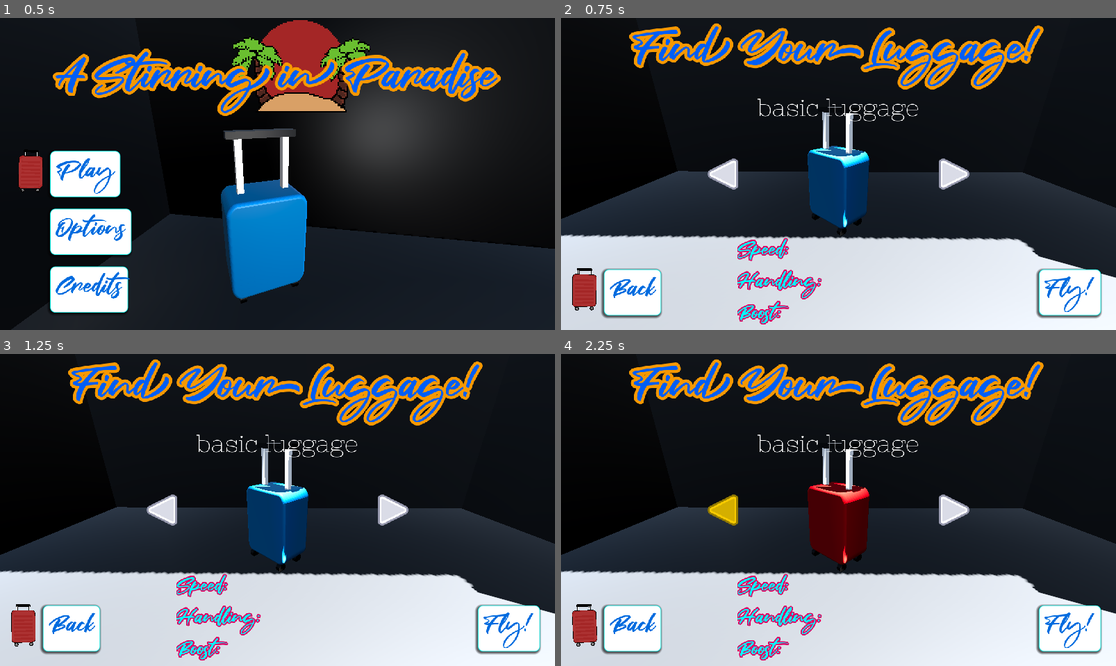
Above: before the commit, frames 1-4 (two rows, left to right).
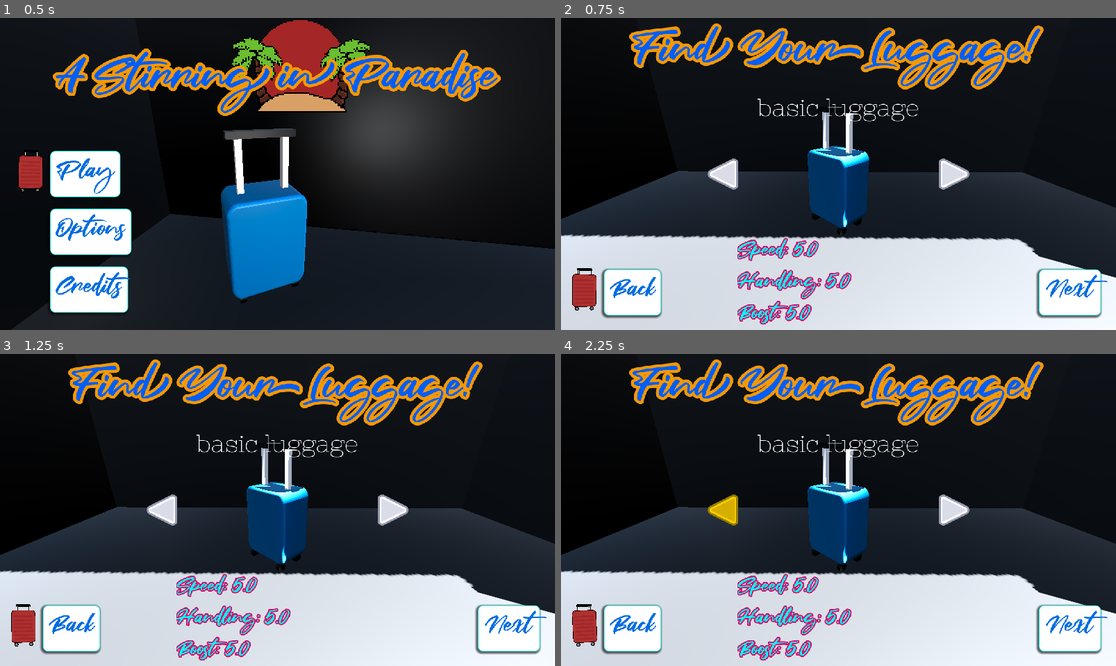
Above: after the commit, the same moments.

Repository: emilyallerdings/gwj81-expedition
Game: Godot game, scene res://Scenes/main_menu.tscn
Two runs of this game, one before a commit and one after it. Both use one fixed random seed, a clock stepped at 60 frames per second and the inputs below. This scene is started directly instead of the project's main scene.
Inputs (mouse positions are in pixels of both pictures, inside the frame that each line leads up to):
- Up to frame 1 (0.5 s): no input
- Up to frame 2 (0.75 s): click "Play" at 0.5 s
- Up to frame 3 (1.25 s): no input
- Up to frame 4 (2.25 s): click (955, 510) at 1.25 s; click (721, 510) at 2 s

Frame 1 is identical in both runs. In frame 2, 0.9% of the frame differs, in the area x 40-99%, y 71-98%; in frame 3, 0.9%; in frame 4, 3.3%, in the area x 40-99%, y 40-98%.

Commit message:
got the framework for luggage selection done

Diff:
--- a/Scenes/luggage.tscn
+++ b/Scenes/luggage.tscn
@@ -1,5 +1,8 @@
-[gd_scene load_steps=2 format=3 uid="uid://c3st1sbq1ewwj"]
+[gd_scene load_steps=3 format=3 uid="uid://c3st1sbq1ewwj"]
 
 [ext_resource type="PackedScene" uid="uid://t54luoyhamqx" path="res://Assets/luggage.glb" id="1_iiv55"]
+[ext_resource type="Script" uid="uid://c0dvlbuemp5wx" path="res://Scripts/luggage.gd" id="2_n4s8n"]
 
 [node name="luggage" instance=ExtResource("1_iiv55")]
+script = ExtResource("2_n4s8n")
+title = "basic luggage"
--- a/Scenes/main_menu.tscn
+++ b/Scenes/main_menu.tscn
@@ -40,6 +40,15 @@
 shader_parameter/rotation = 1.49012e-07
 shader_parameter/mouse_screen_pos_test = Vector2(0, 0)
 
+[sub_resource type="StandardMaterial3D" id="StandardMaterial3D_vtepg"]
+albedo_color = Color(0.327628, 0.107484, 0, 1)
+
+[sub_resource type="StandardMaterial3D" id="StandardMaterial3D_5egv6"]
+albedo_color = Color(0.687954, 0.687954, 0, 1)
+
+[sub_resource type="StandardMaterial3D" id="StandardMaterial3D_8dnnj"]
+albedo_color = Color(0.69246, 1.841e-06, 7.70092e-07, 1)
+
 [sub_resource type="StyleBoxEmpty" id="StyleBoxEmpty_16hvj"]
 
 [sub_resource type="StyleBoxTexture" id="StyleBoxTexture_t1dhk"]
@@ -177,20 +186,20 @@
 [node name="luggage3" parent="Options Menu" instance=ExtResource("8_8dnnj")]
 transform = Transform3D(0.5, -0.75, 0.433013, 0.836136, 0.548295, -0.0158119, -0.22556, 0.369963, 0.901249, -4.37206, 4.31538, -1.60532)
 
-[node name="Cube" parent="Options Menu/luggage3" index="2"]
-surface_material_override/0 = null
+[node name="Case" parent="Options Menu/luggage3" index="0"]
+surface_material_override/0 = SubResource("StandardMaterial3D_vtepg")
 
 [node name="luggage4" parent="Options Menu" instance=ExtResource("8_8dnnj")]
 transform = Transform3D(1, 0, 0, 0, 1, 0, 0, 0, 1, -16.4532, 3, -5.76783)
 
-[node name="Cube" parent="Options Menu/luggage4" index="2"]
-surface_material_override/0 = null
+[node name="Case" parent="Options Menu/luggage4" index="0"]
+surface_material_override/0 = SubResource("StandardMaterial3D_5egv6")
 
 [node name="luggage5" parent="Options Menu" instance=ExtResource("8_8dnnj")]
 transform = Transform3D(1, 0, 0, 0, -4.37114e-08, 1, 0, -1, -4.37114e-08, -8.75903, 6, -5.67985)
 
-[node name="Cube" parent="Options Menu/luggage5" index="2"]
-surface_material_override/0 = null
+[node name="Case" parent="Options Menu/luggage5" index="0"]
+surface_material_override/0 = SubResource("StandardMaterial3D_8dnnj")
 
 [node name="Options Menu Camera" type="Camera3D" parent="Options Menu"]
 transform = Transform3D(-0.0243974, -0.303075, 0.952654, 0, 0.952938, 0.303165, -0.999702, 0.00739644, -0.0232492, 10.6243, 19.6267, -2.90478)
@@ -380,7 +389,7 @@
 grow_horizontal = 0
 grow_vertical = 0
 theme = ExtResource("5_t1dhk")
-text = "Fly!"
+text = "Next"
 
 [node name="SpotLight3D" type="SpotLight3D" parent="."]
 transform = Transform3D(-0.733117, -0.679142, 0.0361344, 0, 0.0531308, 0.998588, -0.680103, 0.732081, -0.0389511, 53.3648, 35.1774, -36.1202)
@@ -404,6 +413,7 @@
 [connection signal="mouse_entered" from="Selection Menu/Selection Menu UI/Selection Back" to="." method="_on_selection_back_mouse_entered"]
 [connection signal="pressed" from="Selection Menu/Selection Menu UI/Selection Back" to="." method="_on_selection_back_pressed"]
 [connection signal="pressed" from="Selection Menu/Selection Menu UI/Right Button" to="." method="_on_right_button_pressed"]
+[connection signal="pressed" from="Selection Menu/Selection Menu UI/Left Button" to="." method="_on_left_button_pressed"]
 [connection signal="mouse_entered" from="Selection Menu/Selection Menu UI/Selection Play" to="." method="_on_selection_play_mouse_entered"]
 [connection signal="pressed" from="Selection Menu/Selection Menu UI/Selection Play" to="." method="_on_selection_play_pressed"]
 
--- a/Scenes/player.tscn
+++ b/Scenes/player.tscn
@@ -28,7 +28,4 @@
 [node name="luggage" parent="." instance=ExtResource("2_6t5aa")]
 transform = Transform3D(-1.09278e-08, 0, -0.25, 0, 0.25, 0, 0.25, 0, -1.09278e-08, 0, 3, 0)
 
-[node name="Cube" parent="luggage" index="2"]
-surface_material_override/0 = null
-
 [editable path="luggage"]
--- a/Scenes/selection_test_luggage.tscn
+++ b/Scenes/selection_test_luggage.tscn
@@ -1,11 +1,14 @@
-[gd_scene load_steps=3 format=3 uid="uid://bgnwq0c85jvav"]
+[gd_scene load_steps=4 format=3 uid="uid://bgnwq0c85jvav"]
 
 [ext_resource type="PackedScene" uid="uid://t54luoyhamqx" path="res://Assets/luggage.glb" id="1_y08q4"]
+[ext_resource type="Script" uid="uid://l15sdjdmvg3m" path="res://Scripts/selection_test_luggage.gd" id="2_froxk"]
 
 [sub_resource type="StandardMaterial3D" id="StandardMaterial3D_y08q4"]
 albedo_color = Color(0.632225, 1.9493e-06, 3.36915e-07, 1)
 
 [node name="luggage" instance=ExtResource("1_y08q4")]
+script = ExtResource("2_froxk")
+title = "test luggage"
 
 [node name="Case" parent="." index="0"]
 surface_material_override/0 = SubResource("StandardMaterial3D_y08q4")
--- a/Scenes/sound_bus.tscn
+++ b/Scenes/sound_bus.tscn
@@ -7,6 +7,7 @@
 [ext_resource type="AudioStream" uid="uid://caypbwsrlveqw" path="res://Sounds/click.ogg" id="5_qdc24"]
 [ext_resource type="AudioStream" uid="uid://x0j456glqskj" path="res://Sounds/giant_steps.ogg" id="5_s22cy"]
 [ext_resource type="AudioStream" uid="uid://b132spue567og" path="res://Sounds/whoosh.ogg" id="6_4mo3c"]
+[ext_resource type="AudioStream" uid="uid://005x2vdmdre2" path="res://Sounds/elevator_music.ogg" id="8_bna0c"]
 
 [node name="SoundBus" type="Node"]
 script = ExtResource("1_oofcd")
@@ -23,7 +24,6 @@
 
 [node name="Rolling Suitcase" type="AudioStreamPlayer" parent="."]
 stream = ExtResource("4_yghvr")
-volume_db = -5.0
 bus = &"SFX"
 
 [node name="Button Hover Click" type="AudioStreamPlayer" parent="."]
@@ -44,4 +44,6 @@
 bus = &"Music"
 
 [node name="Song2" type="AudioStreamPlayer" parent="."]
+stream = ExtResource("8_bna0c")
+volume_db = -5.0
 bus = &"Music"
--- /dev/null
+++ b/Scripts/luggage.gd
@@ -0,0 +1,6 @@
+extends Node3D
+
+@export var title : String = ""
+@export var speed := 5.0
+@export var handling := 5.0
+@export var boost := 5.0
--- a/Scripts/main.gd
+++ b/Scripts/main.gd
@@ -5,7 +5,8 @@
 
 # Called when the node enters the scene tree for the first time.
 func _ready() -> void:
-	SoundBus.song_1.play()
+	pass
+	#SoundBus.song_1.play()
 
 
 # Called every frame. 'delta' is the elapsed time since the previous frame.
--- a/Scripts/main_menu.gd
+++ b/Scripts/main_menu.gd
@@ -29,6 +29,8 @@
 @onready var right_button = $"Selection Menu/Selection Menu UI/Right Button"
 @onready var left_button = $"Selection Menu/Selection Menu UI/Left Button"
 @onready var selection_play = $"Selection Menu/Selection Menu UI/Selection Play"
+@onready var luggage_type = $"Selection Menu/Selection Menu UI/Luggage Type"
+@onready var luggage_stats = $"Selection Menu/Selection Menu UI/Luggage Stats"
 #endregion
 
 @onready var selection_stage = $SelectionStage
@@ -40,21 +42,19 @@
 
 var luggages : Array[PackedScene] = [preload("res://Scenes/luggage.tscn"), preload("res://Scenes/selection_test_luggage.tscn")]
 var i : int = 0
-var current_luggage_type = luggages[i]
-#enum luggage_types {
-	#BASIC,
-	#BIGDADDY,
-	#HOTROD,
-	#SPARKLECORN
-#}
-#
-#var current_luggage_type := luggage_types.BASIC
+var current_luggage_type = luggages[i].instantiate()
 
 func _ready() -> void:
 	SoundBus.airport_ambience.play()
+	SoundBus.song_2.play()
 	main_menu_ui.visible = true
 	options_menu_ui.visible = false
 	selection_menu_ui.visible = false
+	luggage_type.text = current_luggage_type.title
+	luggage_stats.text = "[color=cyan]Speed: " \
+	+ str(current_luggage_type.speed) + "\nHandling: " \
+	+ str(current_luggage_type.handling) + "\nBoost: " \
+	+ str(current_luggage_type.boost) + "[/color]"
 	suitecase_sprite.position = Vector2(play.position.x - 50.0, play.position.y + 35.0)
 	selection_stage.add_child(luggages[0].instantiate())
 
@@ -160,20 +160,25 @@
 
 
 func _on_right_button_pressed():
-
+	SoundBus.button.play()
 	i = (i + 1) % len(luggages)
 	var luggage = luggages[i].instantiate()
 	selection_stage.get_child(0).queue_free()
 	selection_stage.add_child(luggage)
+	luggage_type.text = luggage.title
+	luggage_stats.text = "[color=cyan]Speed: " \
+	+ str(luggage.speed) + "\nHandling: " \
+	+ str(luggage.handling) + "\nBoost: " \
+	+ str(luggage.boost) + "[/color]"
 
-
-	#match current_luggage_type:
-		#
-		#luggage_types.BASIC:
-			#pass
-		#luggage_types.BIGDADDY:
-			#pass
-		#luggage_types.HOTROD:
-			#pass
-		#luggage_types.SPARKLECORN:
-			#pass
+func _on_left_button_pressed():
+	SoundBus.button.play()
+	i = (i - 1) % len(luggages)
+	var luggage = luggages[i].instantiate()
+	selection_stage.get_child(0).queue_free()
+	selection_stage.add_child(luggage)
+	luggage_type.text = luggage.title
+	luggage_stats.text = "[color=cyan]Speed: " \
+	+ str(luggage.speed) + "\nHandling: " \
+	+ str(luggage.handling) + "\nBoost: " \
+	+ str(luggage.boost) + "[/color]"
--- a/Scripts/player.gd
+++ b/Scripts/player.gd
@@ -1,5 +1,4 @@
 extends CharacterBody3D
-
 
 @export var forward_speed: float = 10.0
 @export var turn_speed: float = 2.0
@@ -55,13 +54,16 @@
 
 	# Smooth velocity adjustment
 	velocity = lerp(velocity, target_velocity, smooth_factor)
-	print(velocity)
+	print(velocity.length())
 
 	# Move the luggage
+	play_rolling()
 	move_and_slide()
 
 func play_rolling():
 	if velocity.length() > 0.1:
-		SoundBus.rolling_suitcase.play()
+		if not SoundBus.rolling_suitcase.playing:
+			SoundBus.rolling_suitcase.play()
 	else:
-		SoundBus.rolling_suitcase.stop()
+		if SoundBus.rolling_suitcase.playing:
+			SoundBus.rolling_suitcase.stop()
--- /dev/null
+++ b/Scripts/selection_test_luggage.gd
@@ -0,0 +1,6 @@
+extends Node3D
+
+@export var title : String = ""
+@export var speed := 10.0
+@export var handling := 11.0
+@export var boost := 12.0
--- a/Scripts/sound_bus.gd
+++ b/Scripts/sound_bus.gd
@@ -11,5 +11,6 @@
 
 #region music
 @onready var song_1 = $Song1
+@onready var song_2 = $Song2
 
 #endregion
Not shown: 1 places in Scenes/main_menu.tscn that only renumber resources
Not shown: 1 places in Scenes/sound_bus.tscn that only renumber resources
Not shown, added: Scripts/luggage.gd.uid
Not shown, added: Scripts/selection_test_luggage.gd.uid
Not shown, added: Sounds/elevator_music.ogg.import
Not shown, added: Sounds/elevator_music.ogg
